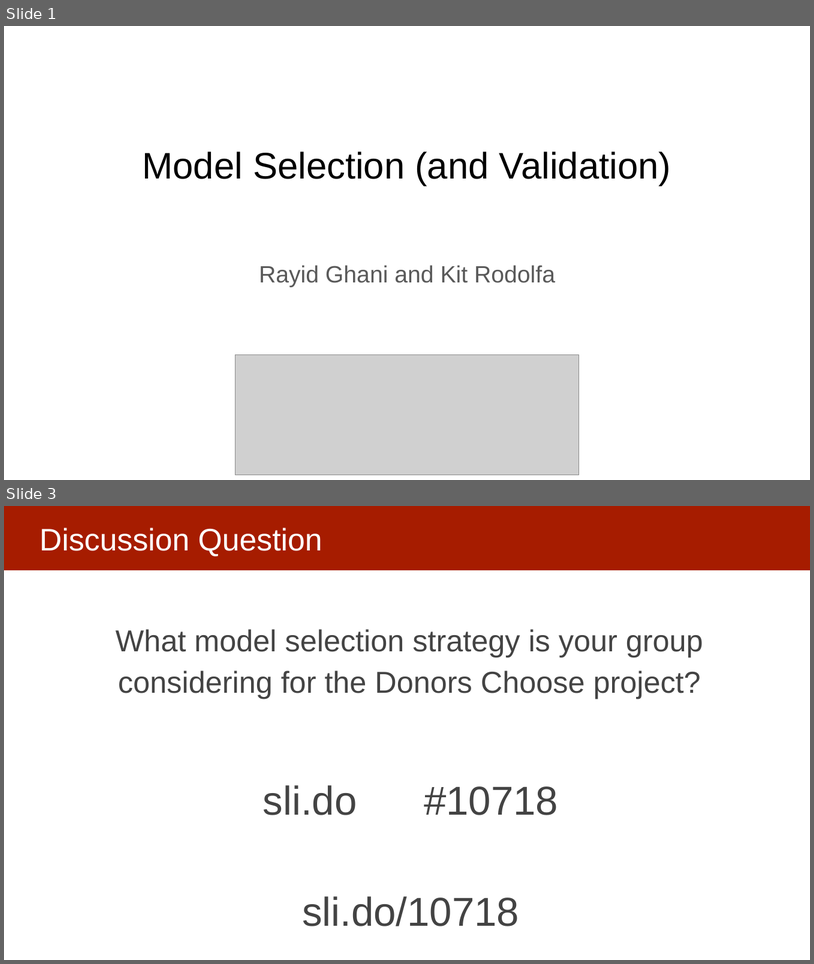
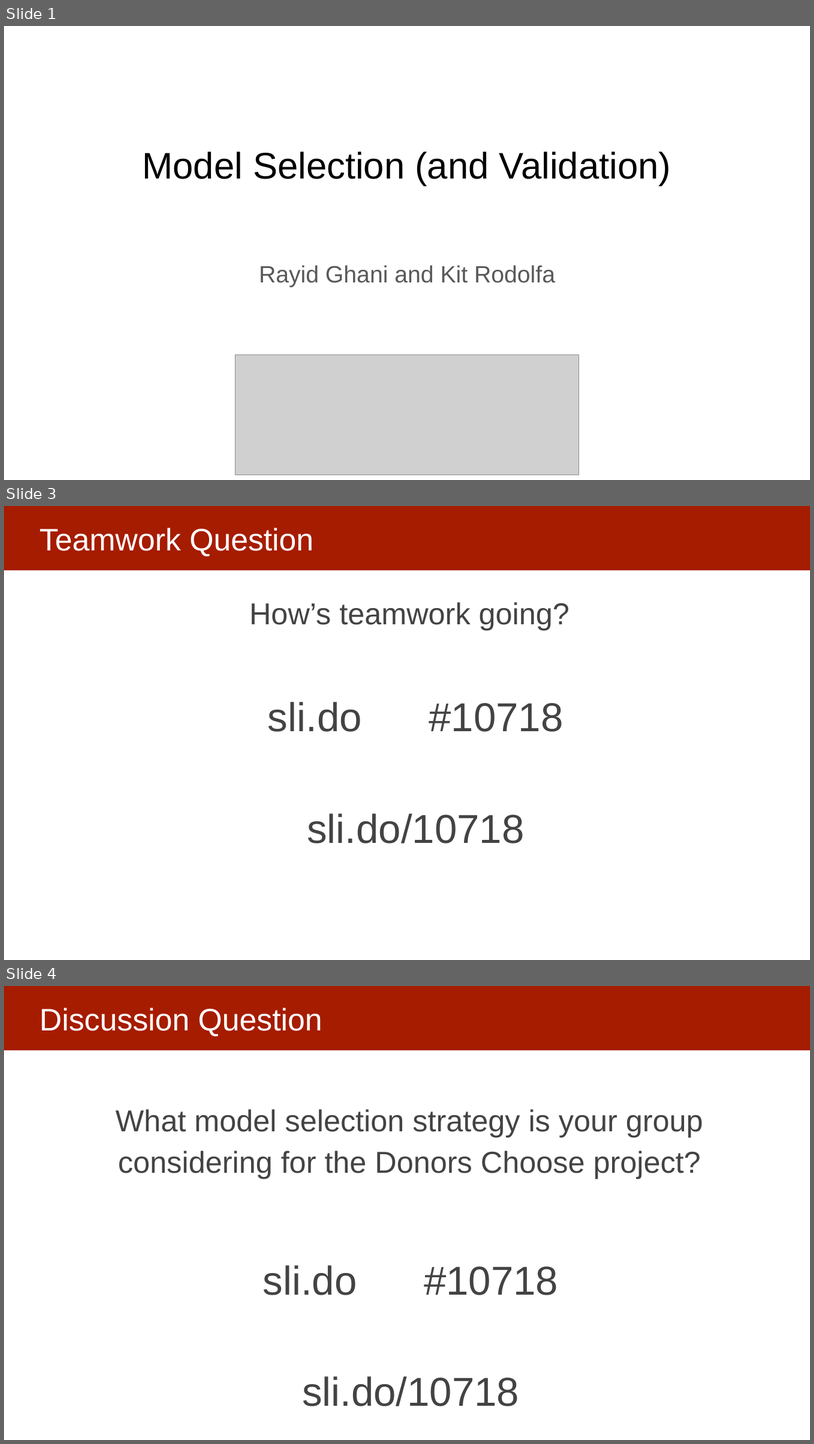
Before and after one commit to dssg/MLinPractice, a slide deck: Lectures/Lecture5-ModelSelection.pptx. Shown one above the other, each under a label of ours: slides 1 and 3 before the commit, slides 1, 3 and 4 after it; the slides between them are not shown. The pictures are 814x964 and 814x1444 pixels, drawn with LibreOffice and Linux fonts; fonts in the diff are those of the drawing; grey boxes stand for pictures. Boxes give left, top, right and bottom in pixels: in the first picture for what was removed or moved away, otherwise in the second. Text is boxed around its words. In the diff, an @@ line names an element or a change of style, - is before the commit and + after.

```diff
--- a/Lectures/Lecture5-ModelSelection.pptx
+++ b/Lectures/Lecture5-ModelSelection.pptx
@@ slide 3 added at box(4, 506, 810, 960), background #FFFFFF; not listed: 1 template element that a slide beside it also shows @@
@@ title added at box(39, 528, 314, 556), 37 pt, text #FFFFFF @@
+Teamwork Question
@@ text added at box(249, 602, 570, 630), 36 pt, text #434343 @@
+How’s teamwork going?
@@ text added at box(268, 702, 563, 843), 48 pt, text #434343 @@
+sli.do #10718
+sli.do/10718
@@ what was slide 3 is now slide 4 @@
```
Also in this commit, not shown: 1 slide changed.
